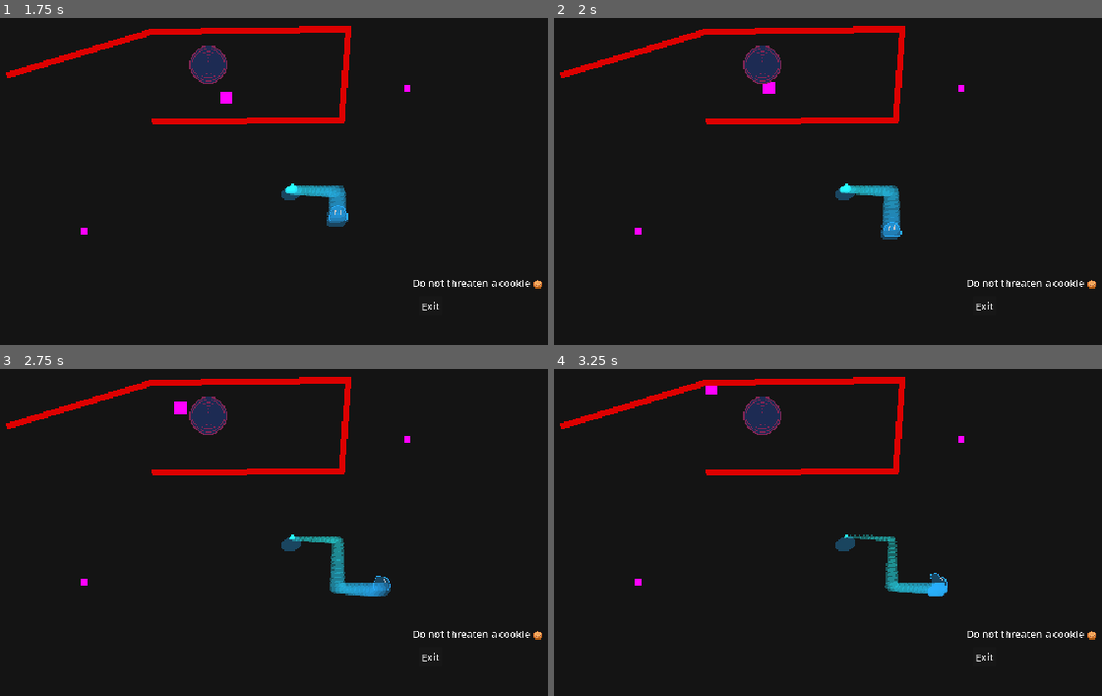
Above: before the commit, frames 1-4 (two rows, left to right).
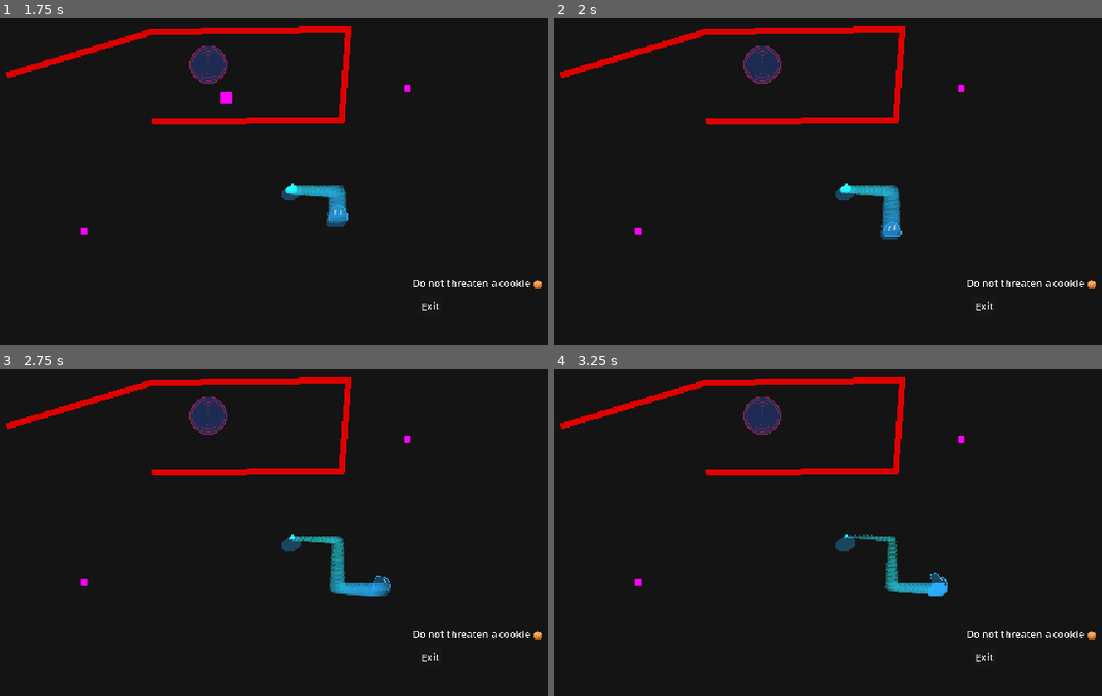
Above: after the commit, the same moments.

Repository: cukeds/CGJ25_CookieD_Phlip45
Game: Godot game, scene res://main.tscn
The game is run twice, just before and just after one commit, with the same random seed, the same clock (stepped at 60 frames per second) and the same inputs.
Inputs:
- Up to frame 1 (1.75 s): hold Right (ui_right) 0.53-1.28 s; hold Down (ui_down) from 1.28 s (still down)
- Up to frame 2 (2 s): keep holding Down (ui_down)
- Up to frame 3 (2.75 s): release Down (ui_down) at 2.03 s; hold Right (ui_right) from 2.03 s (still down)
- Up to frame 4 (3.25 s): release Right (ui_right) at 2.78 s; hold Q (speed_up) from 2.78 s (still down)

Frame 1 is identical in both runs. In frame 2, less than 0.1% of the frame differs, in the area x 38-41%, y 19-24%; in frame 3, less than 0.1%, in the area x 31-35%, y 9-14%; in frame 4, less than 0.1%.

Commit message:
fixed hole

Diff:
--- a/cgj25/main.tscn
+++ b/cgj25/main.tscn
@@ -62,3 +62,5 @@
 
 [node name="Hole" parent="." instance=ExtResource("6_bibcw")]
 position = Vector2(-137, -193)
+
+[connection signal="body_entered" from="Hole" to="Enemy" method="_on_hole_body_entered"]
